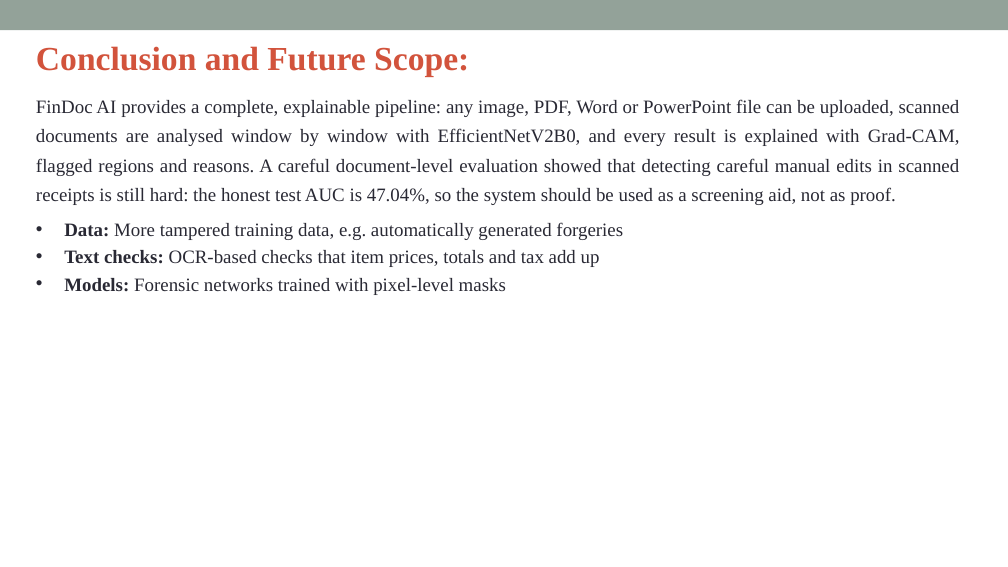
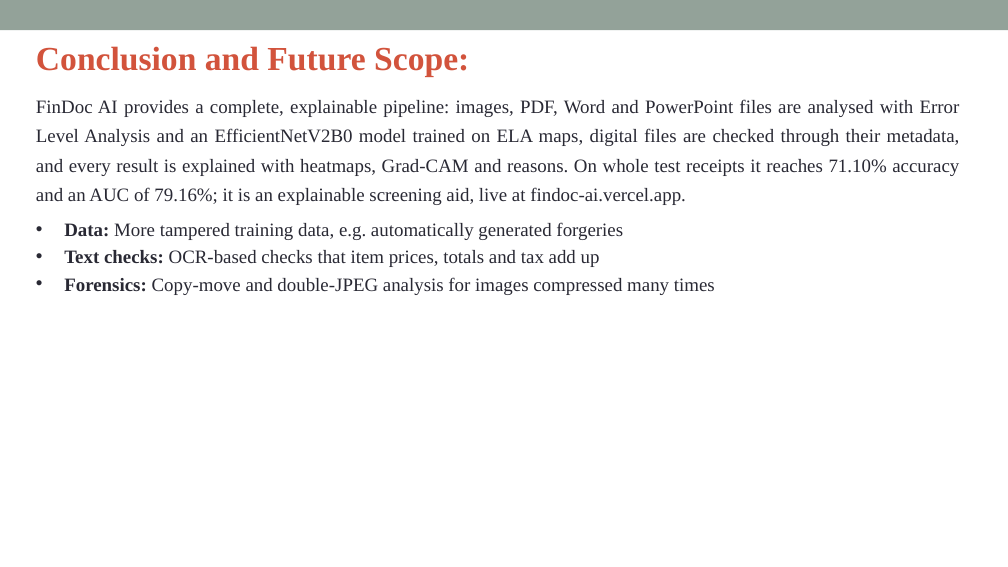
Before and after one commit to anjanireddyc-max/findoc-ai, a slide deck: slide 15 of report/FinDoc_AI_Review_PPT_Updated.pptx. Drawn at 1008x567 pixels with LibreOffice and Linux fonts; fonts in the diff are those of the drawing. Boxes give left, top, right and bottom in pixels: in the first picture for what was removed or moved away, otherwise in the second. Text is boxed around its words. In the diff, an @@ line names an element or a change of style, - is before the commit and + after.

```diff
--- a/report/FinDoc_AI_Review_PPT_Updated.pptx
+++ b/report/FinDoc_AI_Review_PPT_Updated.pptx
@@ text at [36,99,960,205]: text changed @@
-FinDoc AI provides a complete, explainable pipeline: any image, PDF, Word or PowerPoint file can be uploaded, scanned documents are analysed window by window with EfficientNetV2B0, and every result is explained with Grad-CAM, flagged regions and reasons. A careful document-level evaluation showed that detecting careful manual edits in scanned receipts is still hard: the honest test AUC is 47.04%, so the system should be used as a screening aid, not as proof.
+FinDoc AI provides a complete, explainable pipeline: images, PDF, Word and PowerPoint files are analysed with Error Level Analysis and an EfficientNetV2B0 model trained on ELA maps, digital files are checked through their metadata, and every result is explained with heatmaps, Grad-CAM and reasons. On whole test receipts it reaches 71.10% accuracy and an AUC of 79.16%; it is an explainable screening aid, live at findoc-ai.vercel.app.
@@ text at [64,277,715,295]: text changed @@
-• Models: Forensic networks trained with pixel-level masks
+• Forensics: Copy-move and double-JPEG analysis for images compressed many times
```
Also in this commit, not shown: 7 other slides changed, 4 other files.
